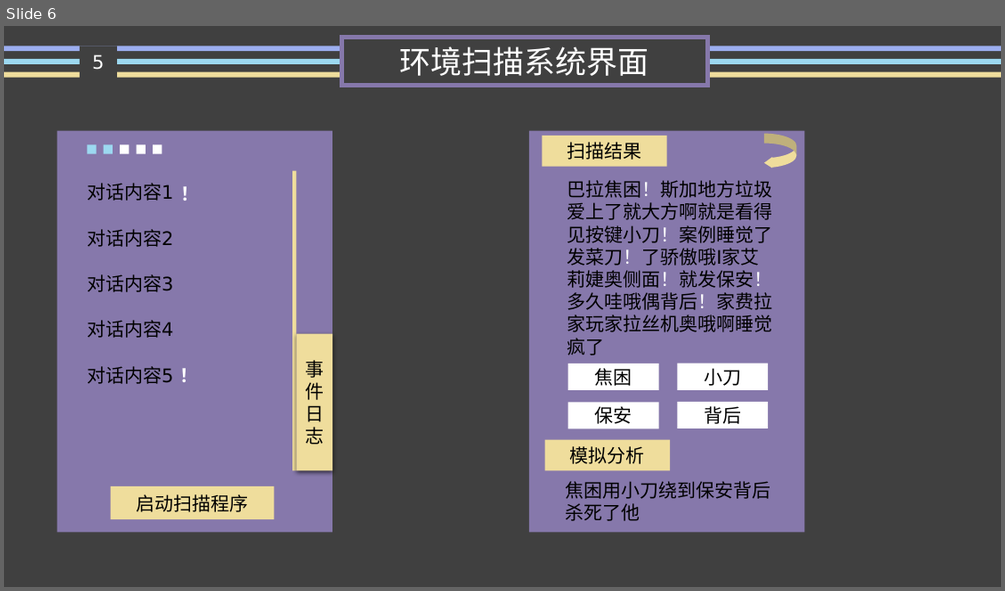
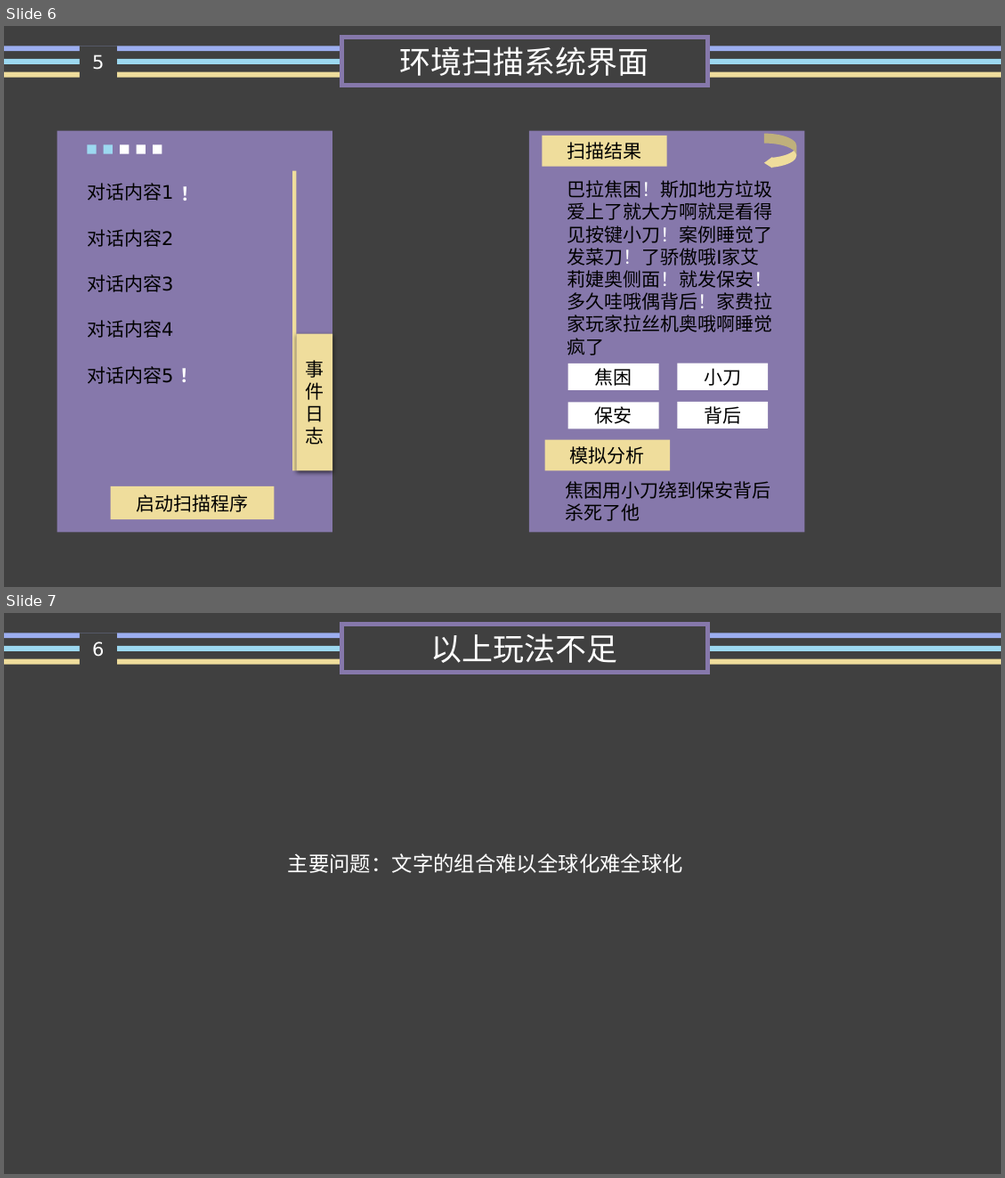
Before and after one commit to ThreePeopleGame/Death, a slide deck: Share/文字游戏玩法设计.pptx. Shown one above the other, each under a label of ours: slide 6 before the commit, slides 6 and 7 after it. The pictures are 1005x591 and 1005x1178 pixels, drawn with LibreOffice and Linux fonts; fonts in the diff are those of the drawing. Boxes give left, top, right and bottom in pixels: in the first picture for what was removed or moved away, otherwise in the second. Text is boxed around its words. In the diff, an @@ line names an element or a change of style, - is before the commit and + after.

Commit message:
文字游戏玩法
文字游戏玩法

```diff
--- a/Share/文字游戏玩法设计.pptx
+++ b/Share/文字游戏玩法设计.pptx
@@ slide 7 added at [4, 613, 1001, 1174], background #404040 @@
@@ rectangle added at [4, 633, 341, 639], fill #9CAEF0 @@
@@ rectangle added at [341, 625, 707, 672], outline #8678AB 4.5 pt, 30 pt, text #FFFFFF @@
+以上玩法不足
@@ rectangle added at [708, 633, 1001, 639], fill #9CAEF0 @@
@@ rectangle added at [4, 646, 341, 651], fill #9CD8F0 @@
@@ rectangle added at [4, 658, 341, 664], fill #EFDD9C @@
@@ text added at [92, 641, 104, 657], 18 pt, text #FFFFFF @@
+6
@@ rectangle added at [708, 646, 1001, 651], fill #9CD8F0 @@
@@ rectangle added at [708, 658, 1001, 664], fill #EFDD9C @@
@@ text added at [288, 853, 683, 873], 20 pt, text #FFFFFF @@
+主要问题：文字的组合难以全球化难全球化
```
Also in this commit, not shown: 2 other slides added.
